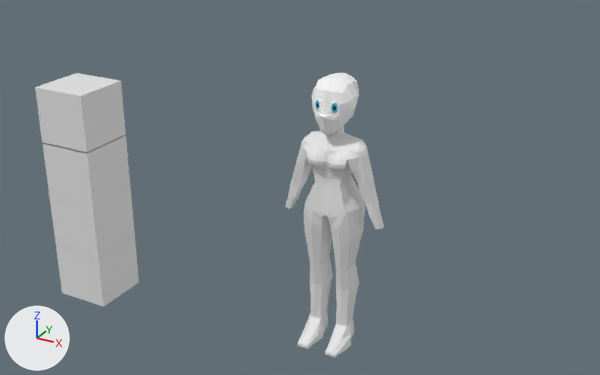
What one commit did to the Blender file AT03/Mei Mei.blend.
One viewpoint serves both versions: a 50 mm camera at (4.08, -8.22, 6.24) aimed at (-0.61, 0.32, 1.98). Lighting does not change. The marker at lower left points along +X, +Y and +Z.
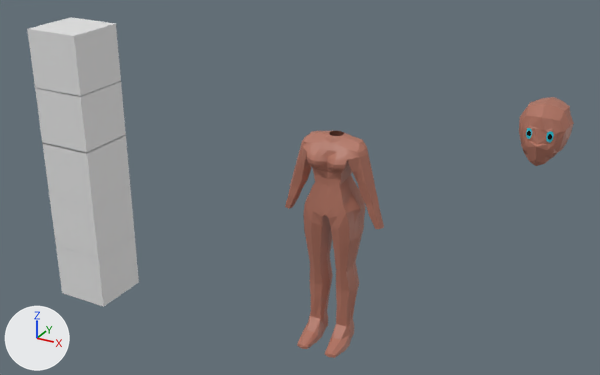
Location of each change, (x1, y1, x2, y2) in pixels of the pictures (600 x 375 px; the box of a moved part takes in the faces that stretch with it):
'Body', reshaped (190% wider, 8% shorter)
    before: (285, 73, 384, 357)
    after: (285, 97, 574, 358)
'Cube.001', shown
    after: (27, 17, 121, 97)
part 1 of me_cube, added (brown)
    after: (519, 97, 574, 166)
part 2 of me_cube, deleted
    before: (312, 73, 359, 136)
part 3 of me_cube, moved or reshaped
    both: (303, 312, 351, 349)
part 4 of me_cube, moved or reshaped
    before: (298, 330, 346, 357)
    after: (297, 330, 346, 358)
part 5 of me_cube, recoloured (white to brown)
    both: (285, 131, 384, 340)

The edits, one by one:
Material 'skin' (mat_skin) is new.
Its base color is (0.448, 0.175, 0.121) (orange #b37462).
me_cube is used by ob_body; location (0.0, 0.047, 2.484); scale (0.178, 0.126, 0.178).
Verts and faces of me_cube; kept vertices keep their numbers, new ones are numbered from 944.
Before the commit, vertices of me_cube: 92 (1.9, -0.7, -13.3) at pixel (350, 345), 94 (0.4, -0.7, -13.4), 117 (0.4, -0.5, -12.5) at pixel (333, 329), 119 (1.8, -0.5, -12.5) at pixel (351, 334), 480 (-1.9, -0.7, -13.3).
Before the commit, vertices of me_cube: 482 (-0.4, -0.7, -13.4) at pixel (323, 336), 505 (-0.4, -0.5, -12.5) at pixel (323, 326), 507 (-1.8, -0.5, -12.5) at pixel (307, 321).
Before the commit, vertices of me_cube: 97 (0.8, -3.2, -13.1) at pixel (327, 351), 98 (1.3, -3.2, -13.1) at pixel (332, 353), 99 (0.7, -3.3, -13.4) at pixel (325, 354), 100 (1.5, -3.3, -13.4) at pixel (335, 357), 120 (1.0, -3.2, -13.1) at pixel (329, 352).
Before the commit, vertices of me_cube: 121 (1.1, -3.3, -13.4) at pixel (329, 355), 122 (0.7, -3.3, -13.2) at pixel (325, 352), 131 (1.1, -3.3, -13.2) at pixel (329, 354), 485 (-0.8, -3.2, -13.1) at pixel (306, 344), 486 (-1.3, -3.2, -13.1) at pixel (300, 343).
Before the commit, vertices of me_cube: 487 (-0.7, -3.3, -13.4) at pixel (307, 348), 488 (-1.5, -3.3, -13.4) at pixel (297, 345), 508 (-1.0, -3.2, -13.1) at pixel (303, 344), 509 (-1.1, -3.3, -13.4) at pixel (302, 347), 510 (-0.7, -3.3, -13.2) at pixel (307, 346).
Before the commit, vertices of me_cube: 519 (-1.1, -3.3, -13.2) at pixel (303, 345).
me_cube had 944 vertices, 890 faces and spanned x -3.8..3.8, y -3.3..2.5, z -13.4..6.3.
me_cube no longer uses material mat_eyewhite (white #ffffff).
me_cube now has 1040 vertices, 974 faces and spans x -3.8..14.8, y -3.5..4.0, z -13.4..6.4.
me_cube part 1: a new loose piece of 282 vertices spanning x 11.7..14.8, y -0.9..4.0, z 2.6..6.4.
Part 2, on me_cube:
186 vertices are removed from x -1.6..1.5, y -2.4..2.5, z 2.6..6.3.
168 faces are deleted.
Part 3, on me_cube:
Vertices 92, 119, 482, 505 move by (-0.1, 0.0, 0.0).
Vertices 94, 117, 480, 507 move by (0.1, 0.0, 0.0).
Part 4, on me_cube:
Vertices 97, 98, 120, 121, 131, 485, 486, 508, 509, 519 move by (0.0, -0.2, 0.0).
Vertices 99, 122, 487, 510 move by (0.0, -0.1, 0.0).
Vertex 100 moves to (1.5, -3.3, -13.4), pixel (334, 357).
Vertex 488 moves to (-1.5, -3.3, -13.4), pixel (297, 345).
me_cube part 5: 722 faces spanning x -3.8..3.8, y -3.5..2.3, z -13.4..2.3 switch from mat_material (white #e7e7e7) to mat_skin (brown #b27462).
Object 'Cube.001' (ob_cube_001) is now shown.
